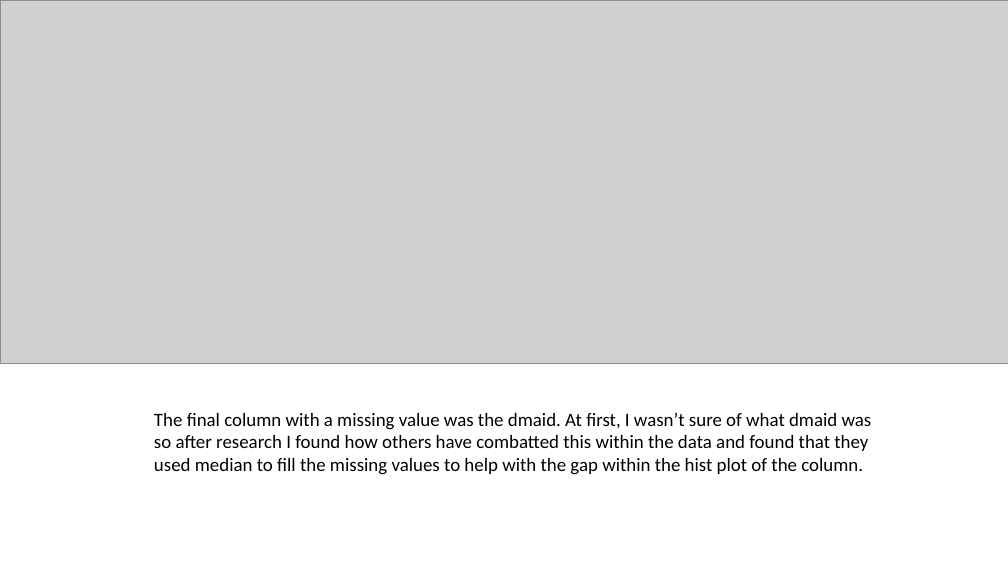
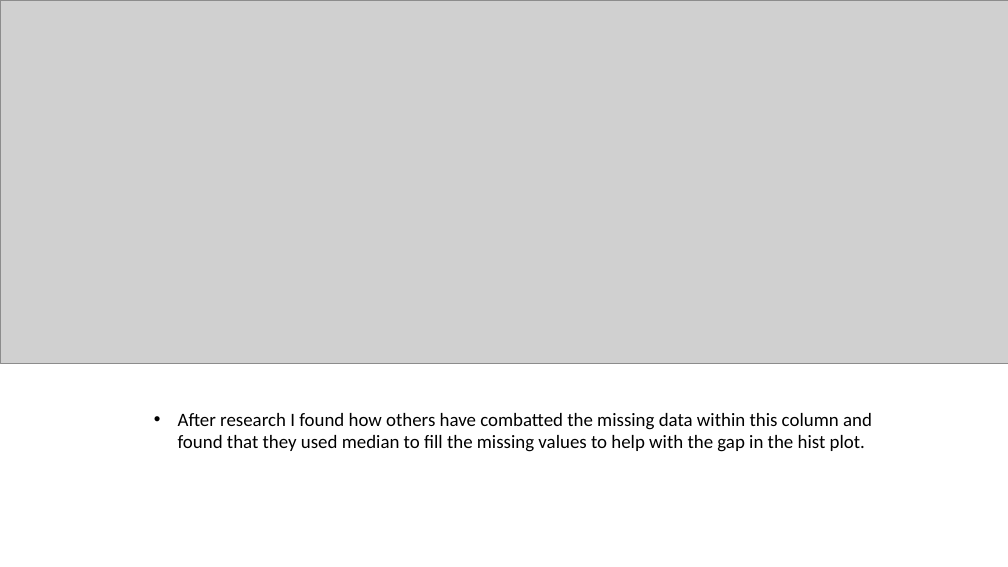
Before and after one commit to SpencerReno/Project_two, a slide deck: slide 9 of Presentation/Salary Prediction Cleaning.pptx. Drawn at 1008x567 pixels with LibreOffice and Linux fonts; fonts in the diff are those of the drawing; grey boxes stand for pictures. Boxes give left, top, right and bottom in pixels: in the first picture for what was removed or moved away, otherwise in the second. Text is boxed around its words. In the diff, an @@ line names an element or a change of style, - is before the commit and + after.

```diff
--- a/Presentation/Salary Prediction Cleaning.pptx
+++ b/Presentation/Salary Prediction Cleaning.pptx
@@ text at [178, 413, 872, 452]: text changed @@
-The final column with a missing value was the dmaid. At first, I wasn’t sure of what dmaid was so after research I found how others have combatted this within the data and found that they used median to fill the missing values to help with the gap within the hist plot of the column.
+• After research I found how others have combatted the missing data within this column and found that they used median to fill the missing values to help with the gap in the hist plot.
```
Also in this commit, not shown: 8 other slides changed.
